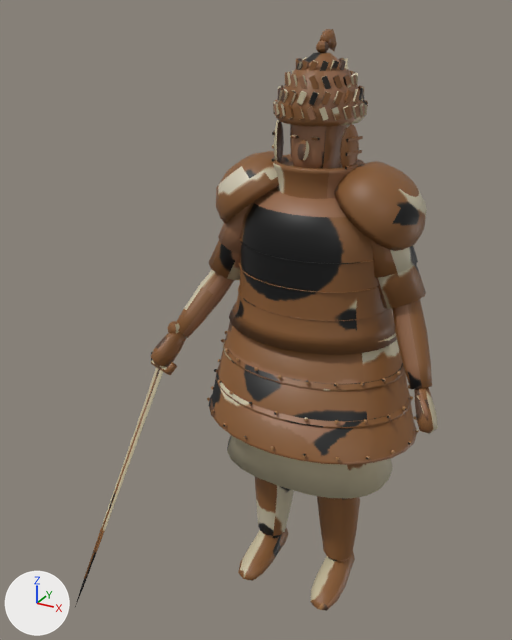
An edit to the FBX model Assets/Models/ArtBible/Enemies/Bronze/DendraChampion/DendraChampion.fbx, drawn before and after from the same camera.
One viewpoint serves both versions: a 50 mm lens placed at (0.89, -2.01, 2.0), pointed at (-0.12, -0.17, 1.08). Every picture has the same lights, and +X, +Y and +Z are marked at lower left. The older version comes first.

Names of what the first picture shows: 'DendraChampion'.
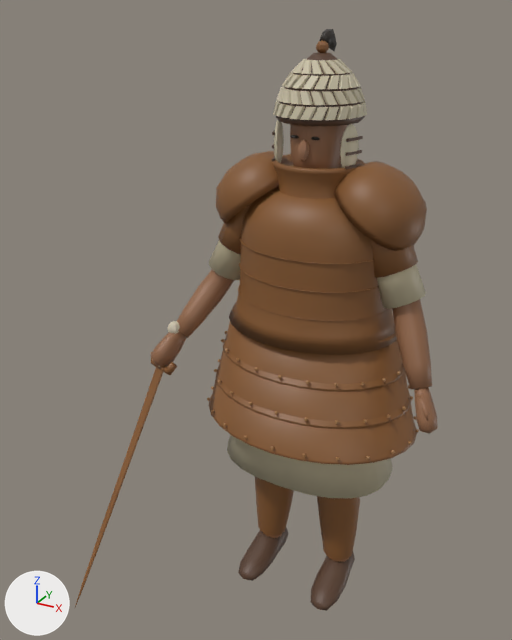
Where the change shows, as pixel boxes [x1, y1, x2, y2] in the pictures (512 x 640 px; the box of a moved part takes in the faces that stretch with it):
part 1 of me_dendrachampion, moved or reshaped
    before: [273, 57, 368, 121]
    after: [273, 59, 367, 120]
part 2 of me_dendrachampion, moved or reshaped
    before: [84, 369, 160, 579]
    after: [75, 367, 163, 607]
part 3 of me_dendrachampion, surface changed
    both: [150, 29, 438, 611]

The change, as a list of edits to the scene's bpy script:
```text
Change me_dendrachampion:
    used by ob_dendrachampion; location = (0.0, 0.0, 0.0)
    remove me_dendrachampion.from_pydata(...)  # 4837 vertices, 4936 faces; spans x -0.58..0.49, y -0.66..0.29, z 0.0..1.95
    add me_dendrachampion.from_pydata(...)  # 5159 vertices, 5421 faces; spans x -0.58..0.49, y -0.66..0.29, z 0.0..1.95
    me_dendrachampion part 1: 50 vertices moved within x -0.13..0.14, y -0.14..0.15, z 1.72..1.83; 481 vertices removed from x -0.14..0.14, y -0.14..0.15, z 1.71..1.87; 809 vertices added at x -0.14..0.14, y -0.14..0.16, z 1.72..1.87
    me_dendrachampion part 2: 10 vertices removed from x -0.56..-0.43, y -0.62..-0.27, z 0.17..0.89; 12 vertices added at x -0.58..-0.41, y -0.66..-0.27, z 0.07..0.89
    me_dendrachampion part 3: 4260 kept faces spanning x -0.58..0.49, y -0.66..0.29, z 0.0..1.95 get new texture (UV) coordinates
    other edits to the shape of me_dendrachampion do not show in these pictures
```
